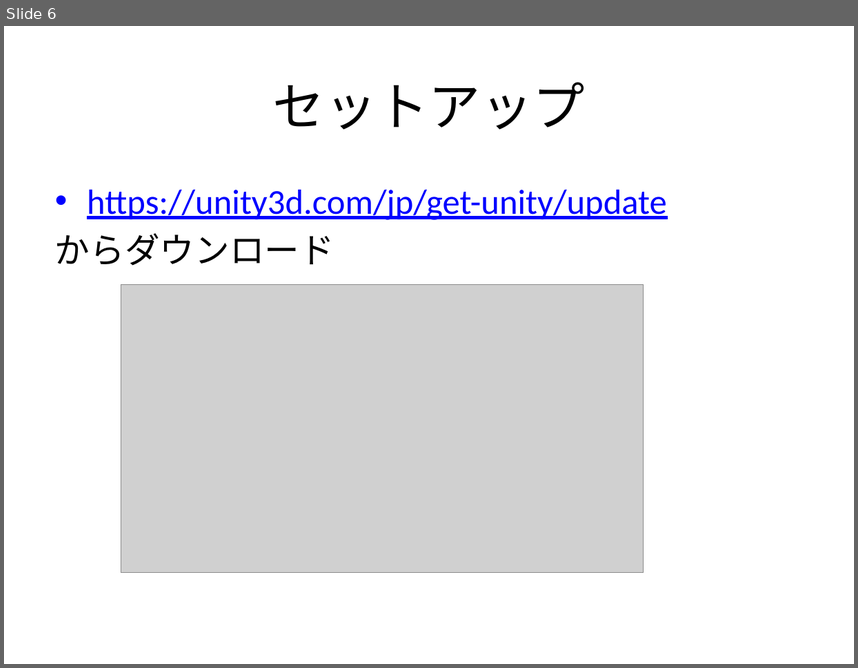
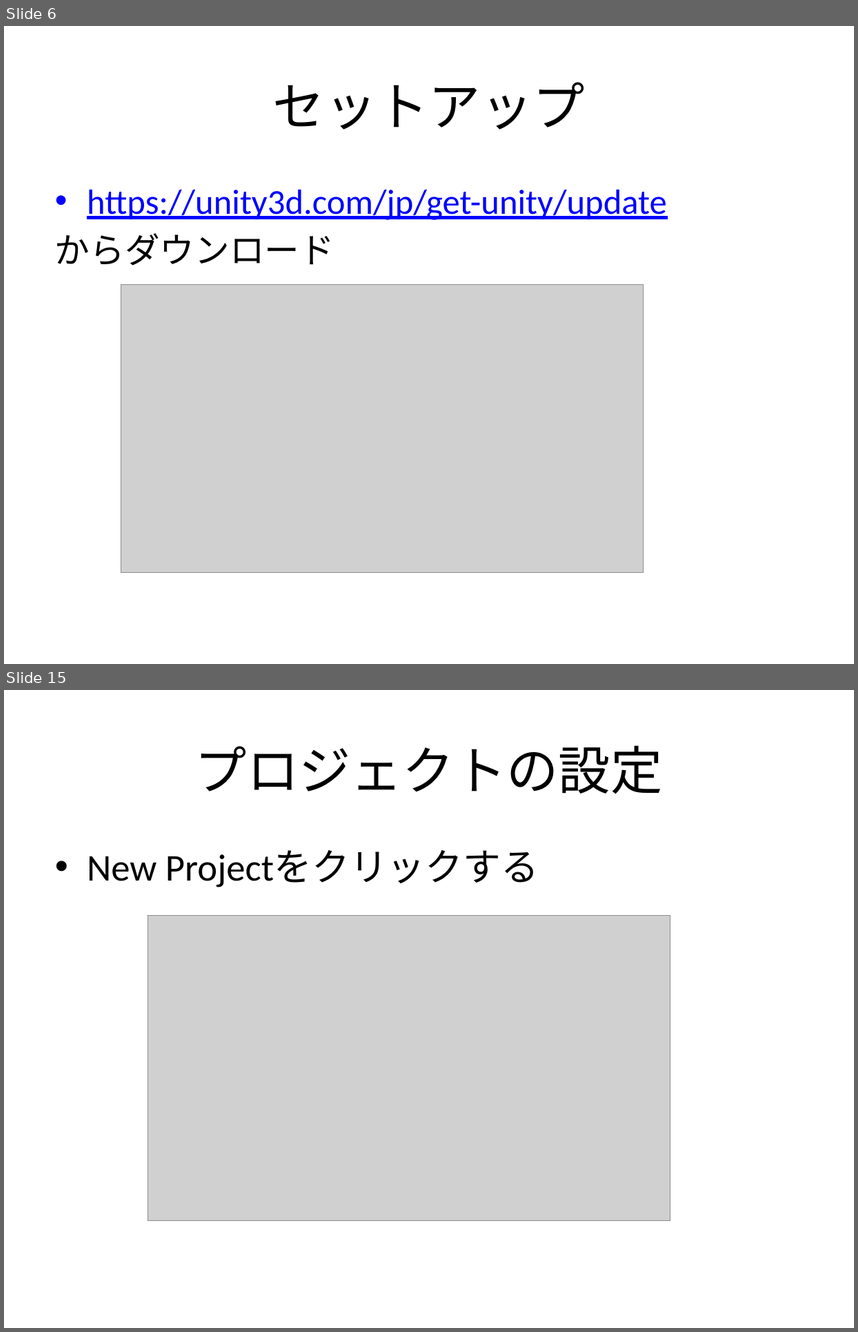
Before and after one commit to orochitungus/madoka_BAW, a slide deck: 講座資料/ゲーム開発講座２.pptx. Shown one above the other, each under a label of ours: slide 6 before the commit, slides 6 and 15 after it; the slides between them are not shown. The pictures are 858x668 and 858x1332 pixels, drawn with LibreOffice and Linux fonts; fonts in the diff are those of the drawing; grey boxes stand for pictures. Boxes give left, top, right and bottom in pixels: in the first picture for what was removed or moved away, otherwise in the second. Text is boxed around its words. In the diff, an @@ line names an element or a change of style, - is before the commit and + after.

```diff
--- a/講座資料/ゲーム開発講座２.pptx
+++ b/講座資料/ゲーム開発講座２.pptx
@@ slide 15 added at (x1=4, y1=690, x2=854, y2=1328), background #FFFFFF @@
@@ title added at (x1=195, y1=745, x2=663, y2=794), 44 pt, text #000000 @@
+プロジェクトの設定
@@ text added at (x1=87, y1=850, x2=539, y2=887), 32 pt, text #000000 @@
+• New Projectをクリックする
@@ picture added at (x1=148, y1=915, x2=671, y2=1221) @@
```
Also in this commit, not shown: 1 slide changed, 14 other slides added.
